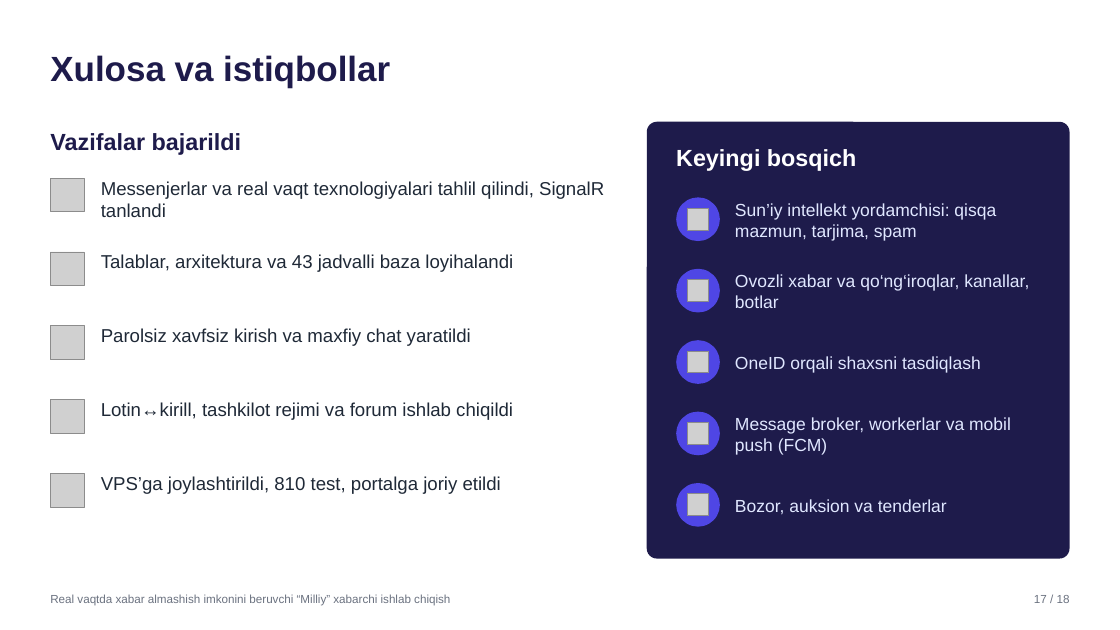
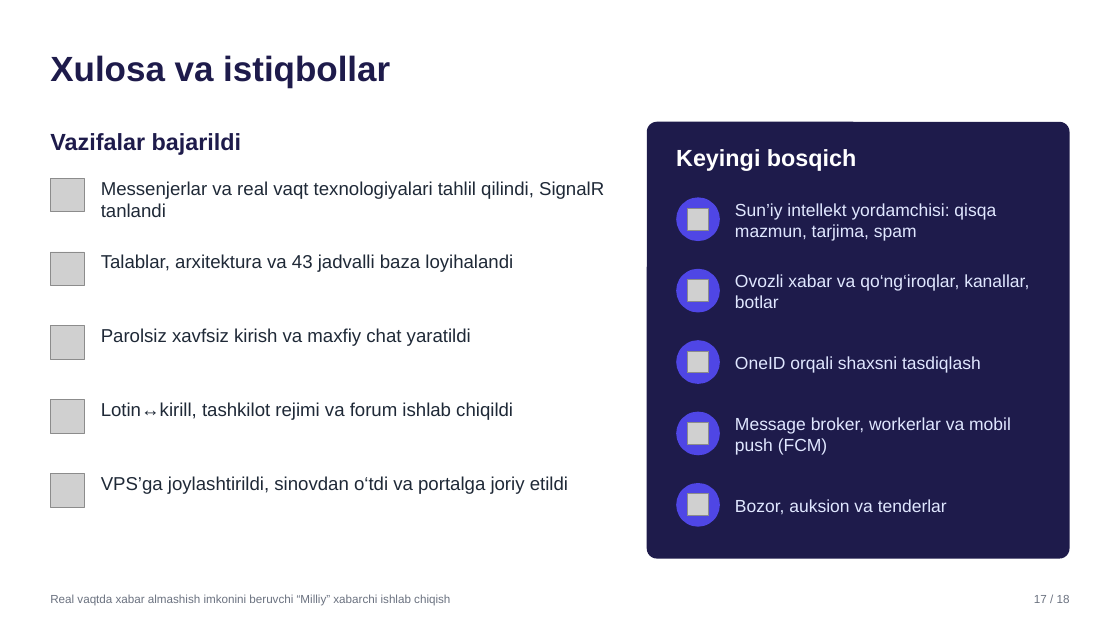
Before and after one commit to SardorSohinazarov/diplom-ish, a slide deck: slide 17 of diplom/Himoya_taqdimoti_Sohinazarov_Sardor.pptx. Drawn at 1120x630 pixels with LibreOffice and Linux fonts; fonts in the diff are those of the drawing; grey boxes stand for pictures. Boxes give left, top, right and bottom in pixels: in the first picture for what was removed or moved away, otherwise in the second. Text is boxed around its words. In the diff, an @@ line names an element or a change of style, - is before the commit and + after.

```diff
--- a/diplom/Himoya_taqdimoti_Sohinazarov_Sardor.pptx
+++ b/diplom/Himoya_taqdimoti_Sohinazarov_Sardor.pptx
@@ text at [101,476,568,494]: text changed @@
-VPS’ga joylashtirildi, 810 test, portalga joriy etildi
+VPS’ga joylashtirildi, sinovdan o‘tdi va portalga joriy etildi
```
Also in this commit, not shown: 19 other slides changed, 2 other files.
